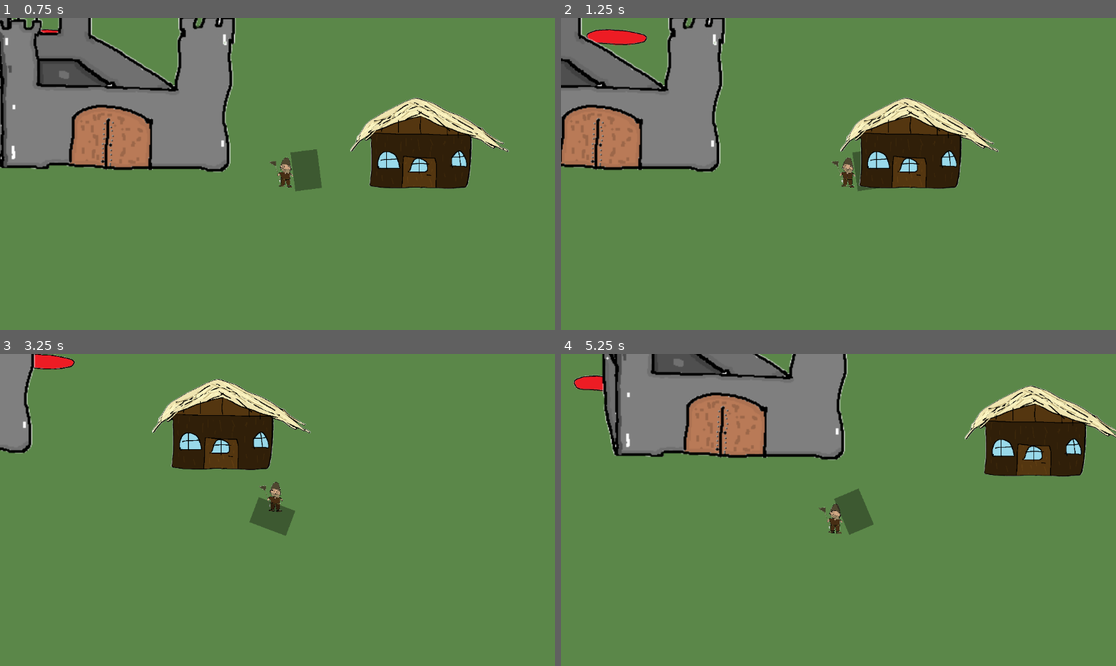
Above: before the commit, frames 1-4 (two rows, left to right).
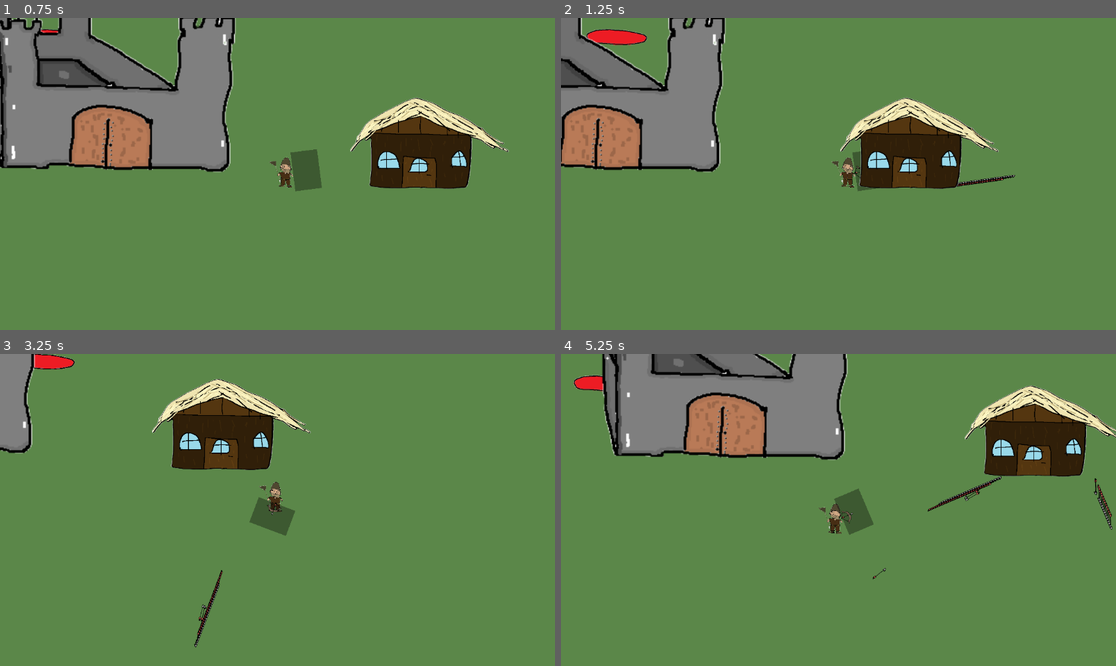
Above: after the commit, the same moments.

Repository: tombrons/godot-medspektiv
Game: Godot game, scene res://scenes/game.tscn
Same seed, same stepped clock (60 frames per second), same inputs: the game is played once before the commit and once after it. The project has no main scene, so this scene is started directly.
Inputs (mouse positions are in pixels of both pictures, inside the frame that each line leads up to):
- Up to frame 1 (0.75 s): move the mouse to (399, 158) at 0.52 s; press the mouse at (399, 158) at 0.53 s; hold D (right) from 0.53 s (still down)
- Up to frame 2 (1.25 s): keep holding D (right); tap 2 (bow, bound only after the commit) at 0.8 s
- Up to frame 3 (3.25 s): move the mouse to (166, 525) at 1.27 s; release D (right) at 1.28 s; release the mouse at (166, 525) at 1.28 s; hold S (down) 1.28-2.03 s; tap 2 (bow, bound only after the commit) at 1.35, 3.05 s; tap 1 (sword, bound only after the commit) at 1.55, 2.1 s; move the mouse to (333, 441) at 2.02 s; press the mouse at (333, 441) at 2.03 s; hold D (right) 2.03-2.78 s; move the mouse to (249, 572) at 2.77 s; release the mouse at (249, 572) at 2.78 s; hold W (up) from 2.78 s (still down); click (249, 572) at 2.85 s
- Up to frame 4 (5.25 s): move the mouse to (1005, 556) at 3.52 s; release W (up) at 3.53 s; hold Space (dash) 3.53-4.28 s; hold A (left) 3.53-5.03 s; tap 1 (sword, bound only after the commit) at 3.8 s; move the mouse to (672, 463) at 4.27 s; tap Shift (sprint) at 4.35 s; click (672, 463) at 4.55 s; move the mouse to (866, 510) at 5.02 s; hold S (down) from 5.03 s (still down); tap 2 (bow, bound only after the commit) at 5.1 s

Frame 1 is identical in both runs. In frame 2, 0.1% of the frame differs, in the area x 52-82%, y 47-55%; in frame 3, 0.2%; in frame 4, 0.4%, in the area x 50-100%, y 39-73%.

Commit message:
started bullets and bows

Diff:
--- a/project.godot
+++ b/project.godot
@@ -55,3 +55,13 @@
 "events": [Object(InputEventMouseButton,"resource_local_to_scene":false,"resource_name":"","device":-1,"window_id":0,"a …(258 unchanged characters)…
 ]
 }
+sword={
+"deadzone": 0.2,
+"events": [Object(InputEventKey,"resource_local_to_scene":false,"resource_name":"","device":-1,"window_id":0,"alt_pressed":false,"shift_pressed":false,"ctrl_pressed":false,"meta_pressed":false,"pressed":false,"keycode":0,"physical_keycode":49,"key_label":0,"unicode":49,"location":0,"echo":false,"script":null)
+]
+}
+bow={
+"deadzone": 0.2,
+"events": [Object(InputEventKey,"resource_local_to_scene":false,"resource_name":"","device":-1,"window_id":0,"alt_pressed":false,"shift_pressed":false,"ctrl_pressed":false,"meta_pressed":false,"pressed":false,"keycode":0,"physical_keycode":50,"key_label":0,"unicode":50,"location":0,"echo":false,"script":null)
+]
+}
--- /dev/null
+++ b/scenes/bullet.tscn
@@ -0,0 +1,17 @@
+[gd_scene load_steps=3 format=3 uid="uid://is834juldcmt"]
+
+[ext_resource type="Texture2D" uid="uid://jqludm8hpd1s" path="res://assets/arrow.png" id="1_mkf8s"]
+
+[sub_resource type="RectangleShape2D" id="RectangleShape2D_y25gk"]
+size = Vector2(69, 13)
+
+[node name="bullet" type="Area2D"]
+
+[node name="Arrow" type="Sprite2D" parent="."]
+position = Vector2(24.999985, 69.00001)
+scale = Vector2(0.5816667, 0.58166665)
+texture = ExtResource("1_mkf8s")
+
+[node name="CollisionShape2D" type="CollisionShape2D" parent="."]
+position = Vector2(-6.5, 2.5)
+shape = SubResource("RectangleShape2D_y25gk")
--- a/scenes/player.tscn
+++ b/scenes/player.tscn
@@ -1,10 +1,11 @@
-[gd_scene load_steps=9 format=3 uid="uid://d0n5vv6yst7a5"]
+[gd_scene load_steps=11 format=3 uid="uid://d0n5vv6yst7a5"]
 
 [ext_resource type="Script" uid="uid://y8jgknnsfxqf" path="res://scripts/player.gd" id="1_onrkg"]
 [ext_resource type="Texture2D" uid="uid://c14kqev1ppylg" path="res://assets/pautplayer.png" id="2_g2els"]
 [ext_resource type="Texture2D" uid="uid://fdxujjw8gw34" path="res://assets/progress under.png" id="3_qlg0r"]
 [ext_resource type="Texture2D" uid="uid://ci8hf2vst4t6e" path="res://assets/health bar.png" id="4_tuyoq"]
 [ext_resource type="Texture2D" uid="uid://qyfm0mf2edq1" path="res://assets/progress fill.png" id="5_fjrip"]
+[ext_resource type="Texture2D" uid="uid://cva4uon3h8p6h" path="res://assets/bow.png" id="6_tuyoq"]
 
 [sub_resource type="RectangleShape2D" id="RectangleShape2D_hqtel"]
 size = Vector2(95, 125)
@@ -14,6 +15,9 @@
 
 [sub_resource type="RectangleShape2D" id="RectangleShape2D_qhqgy"]
 size = Vector2(110, 161)
+
+[sub_resource type="RectangleShape2D" id="RectangleShape2D_tuyoq"]
+size = Vector2(46, 61)
 
 [node name="player" type="CharacterBody2D"]
 collision_layer = 0
@@ -75,6 +79,26 @@
 offset_bottom = 75.0
 color = Color(0, 0, 0, 0.3372549)
 
+[node name="Bow" type="StaticBody2D" parent="."]
+unique_name_in_owner = true
+collision_layer = 0
+collision_mask = 0
+
+[node name="Bow" type="Sprite2D" parent="Bow"]
+position = Vector2(69, 46)
+scale = Vector2(0.4475, 0.42)
+texture = ExtResource("6_tuyoq")
+
+[node name="CollisionShape2D" type="CollisionShape2D" parent="Bow"]
+position = Vector2(45, 1.5)
+shape = SubResource("RectangleShape2D_tuyoq")
+
+[node name="pivot" type="Marker2D" parent="Bow"]
+
+[node name="shooting point" type="Marker2D" parent="Bow"]
+unique_name_in_owner = true
+position = Vector2(66, -2)
+
 [connection signal="body_entered" from="hitbox" to="." method="_on_hitbox_body_entered"]
 [connection signal="timeout" from="dash_startup" to="." method="_on_dash_startup_timeout"]
 [connection signal="body_entered" from="weapon_slota" to="." method="_on_weapon_slota_body_entered"]
--- a/scripts/player.gd
+++ b/scripts/player.gd
@@ -8,6 +8,21 @@
 
 
 func _physics_process(delta: float) -> void:
+
+	#weapons modes
+
+	if Input.is_action_just_pressed("sword"):
+		weapon_mode = "sword"
+		print(weapon_mode)
+	if Input.is_action_just_pressed("bow"):
+		weapon_mode = "bow"
+		print(weapon_mode)
+
+	if weapon_mode == "sword":
+		%Bow.visible = false
+	elif weapon_mode == "bow":
+		%Bow.visible = true
+
 	#movement
 	var direction = Input.get_vector("left","right","up","down")
 	velocity = direction * plr_speed
@@ -38,15 +53,23 @@
 
 	#you can attack when you press attack
 	if Input.is_action_pressed("attack"):
-		%weapon_slota.monitoring = true
-		await get_tree().create_timer(0.5).timeout
-		%weapon_slota.monitoring = false
+		if weapon_mode == "sword":
+			%weapon_slota.monitoring = true
+			await get_tree().create_timer(0.5).timeout
+			%weapon_slota.monitoring = false
+		if weapon_mode == "bow":
+			const BULLET = preload("res://scenes/bullet.tscn")
+			var new_bullet = BULLET.instantiate()
+			new_bullet.global_position = %"shooting point".global_position
+			new_bullet.global_rotation = %"shooting point".global_rotation
+			%"shooting point".add_child(new_bullet)
 	else:
 		%weapon_slota.monitoring = false
 
 	%weapon_slota.look_at(get_global_mouse_position())
+	%Bow.look_at(get_global_mouse_position())
+	%TextureProgressBar.value = health
 
-	%TextureProgressBar.value = health
 
 	#collision with enemys
 func _on_hitbox_body_entered(body: Node2D) -> void:
Binary file added: assets/arrow.png
Not shown, added: assets/arrow.png.import
Binary file added: assets/bow.png
Not shown, added: assets/bow.png.import
Binary file added: assets/trap room.png
Not shown, added: assets/trap room.png.import
